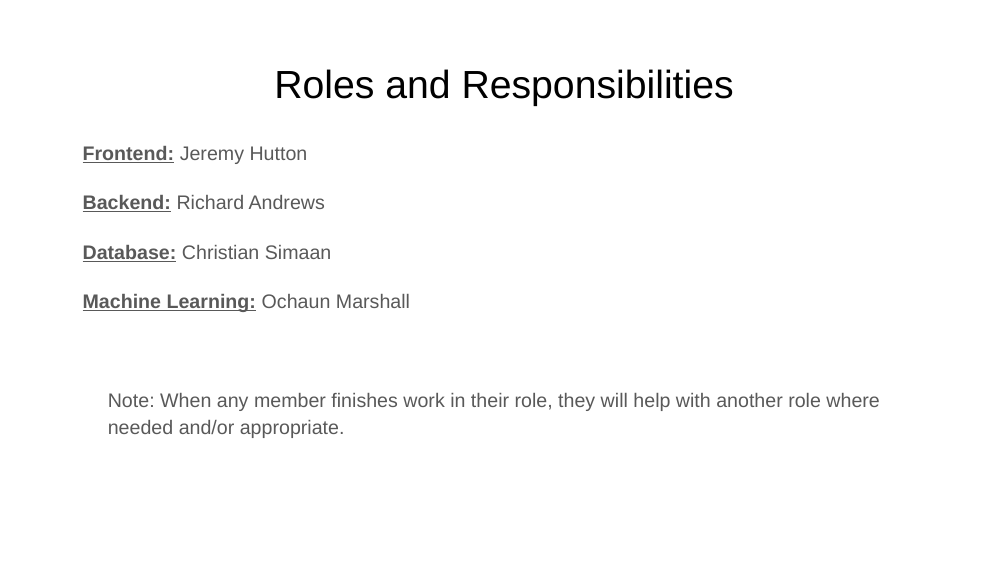
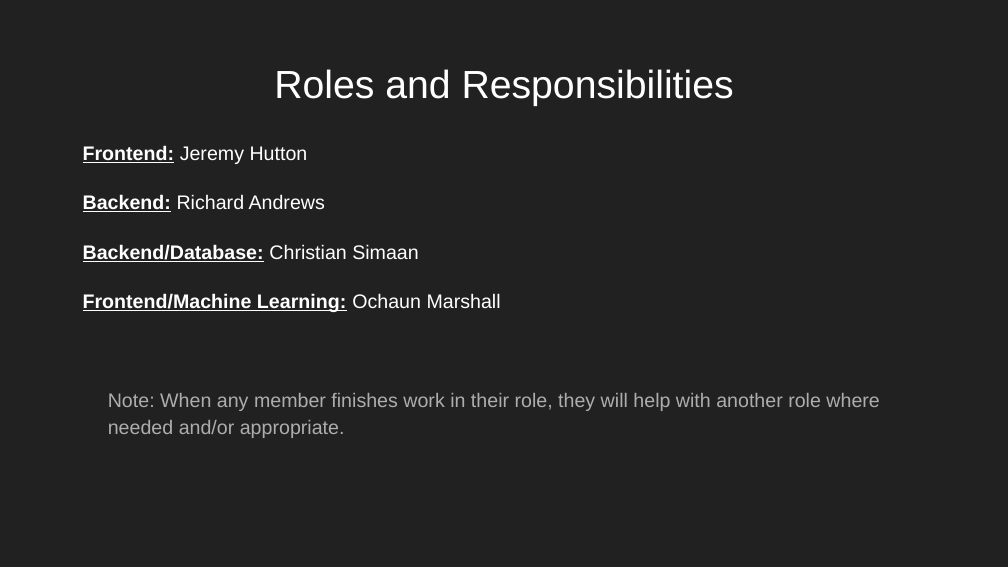
Before and after one commit to nreader72/NostraDomicile, a slide deck: slide 25 of docs/NostraDomicile.pptx (slide 17 before the commit). Drawn at 1008x567 pixels with LibreOffice and Linux fonts; fonts in the diff are those of the drawing; background and template pictures are left out. Boxes give left, top, right and bottom in pixels: in the first picture for what was removed or moved away, otherwise in the second. Text is boxed around its words. In the diff, an @@ line names an element or a change of style, - is before the commit and + after.

```diff
--- a/docs/NostraDomicile.pptx
+++ b/docs/NostraDomicile.pptx
@@ background #FFFFFF to picture (left out) @@
@@ title "Roles and Responsibilities" at (274, 69, 734, 106): text colour #000000 to #FFFFFF @@
@@ text at (83, 145, 879, 438): text colour #595959 to #FFFFFF in "Frontend: Jeremy Hutton", "Backend: Richard Andrews"; text colour #595959 to #ADADAD in "Note: When any member finishes work in ..." @@
@@ text at (83, 244, 501, 312): text changed; text colour #595959 to #FFFFFF; bold on @@
-Database: Christian Simaan
-Machine Learning: Ochaun Marshall
+Backend/Database: Christian Simaan
+Frontend/Machine Learning: Ochaun Marshall
```
Also in this commit, not shown: 7 other slides changed, 18 slides added, 9 slides removed.
